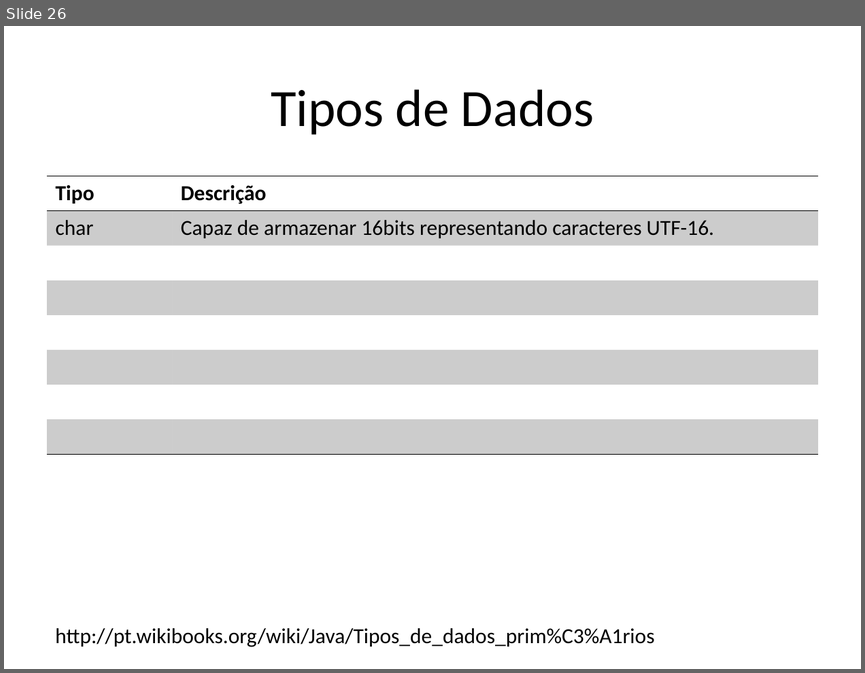
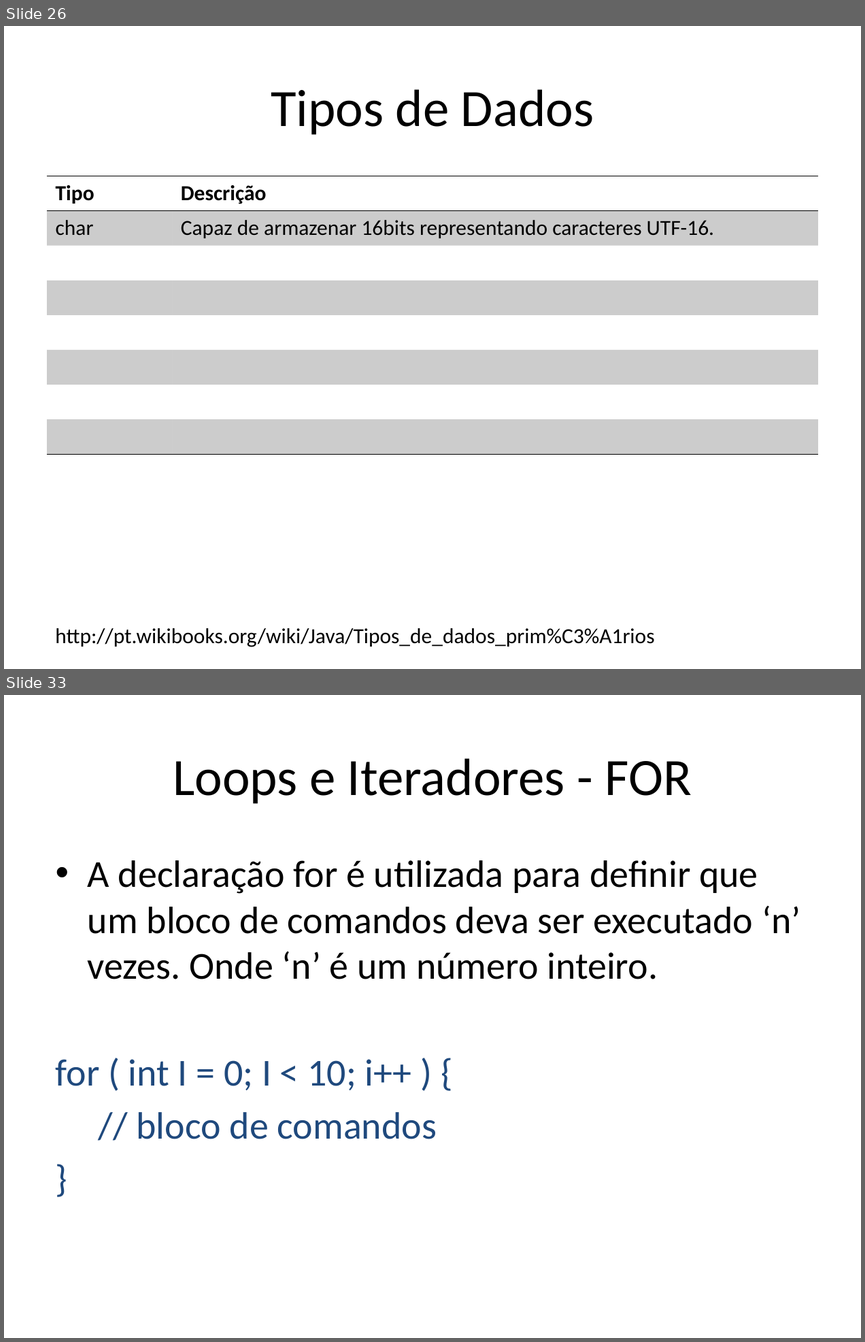
Before and after one commit to renanlessa/CursoJava, a slide deck: Documentos/Curso Java.pptx. Shown one above the other, each under a label of ours: slide 26 before the commit, slides 26 and 33 after it; the slides between them are not shown. The pictures are 865x673 and 865x1342 pixels, drawn with LibreOffice and Linux fonts; fonts in the diff are those of the drawing. Boxes give left, top, right and bottom in pixels: in the first picture for what was removed or moved away, otherwise in the second. Text is boxed around its words. In the diff, an @@ line names an element or a change of style, - is before the commit and + after.

```diff
--- a/Documentos/Curso Java.pptx
+++ b/Documentos/Curso Java.pptx
@@ slide 33 added at <box>4,695,861,1338</box>, background #FFFFFF @@
@@ title added at <box>173,758,691,804</box>, 44 pt, text #000000 @@
+Loops e Iteradores - FOR
@@ text added at <box>56,860,800,1139</box>, 32 pt, text #000000 @@
+• A declaração for é utilizada para definir que um bloco de comandos deva ser executado ‘n’ vezes. Onde ‘n’ é um número inteiro.
+for ( int I = 0; I < 10; i++ ) {
+// bloco de comandos
+}
```
Also in this commit, not shown: 1 slide changed, 9 other slides added, 21 other files.
